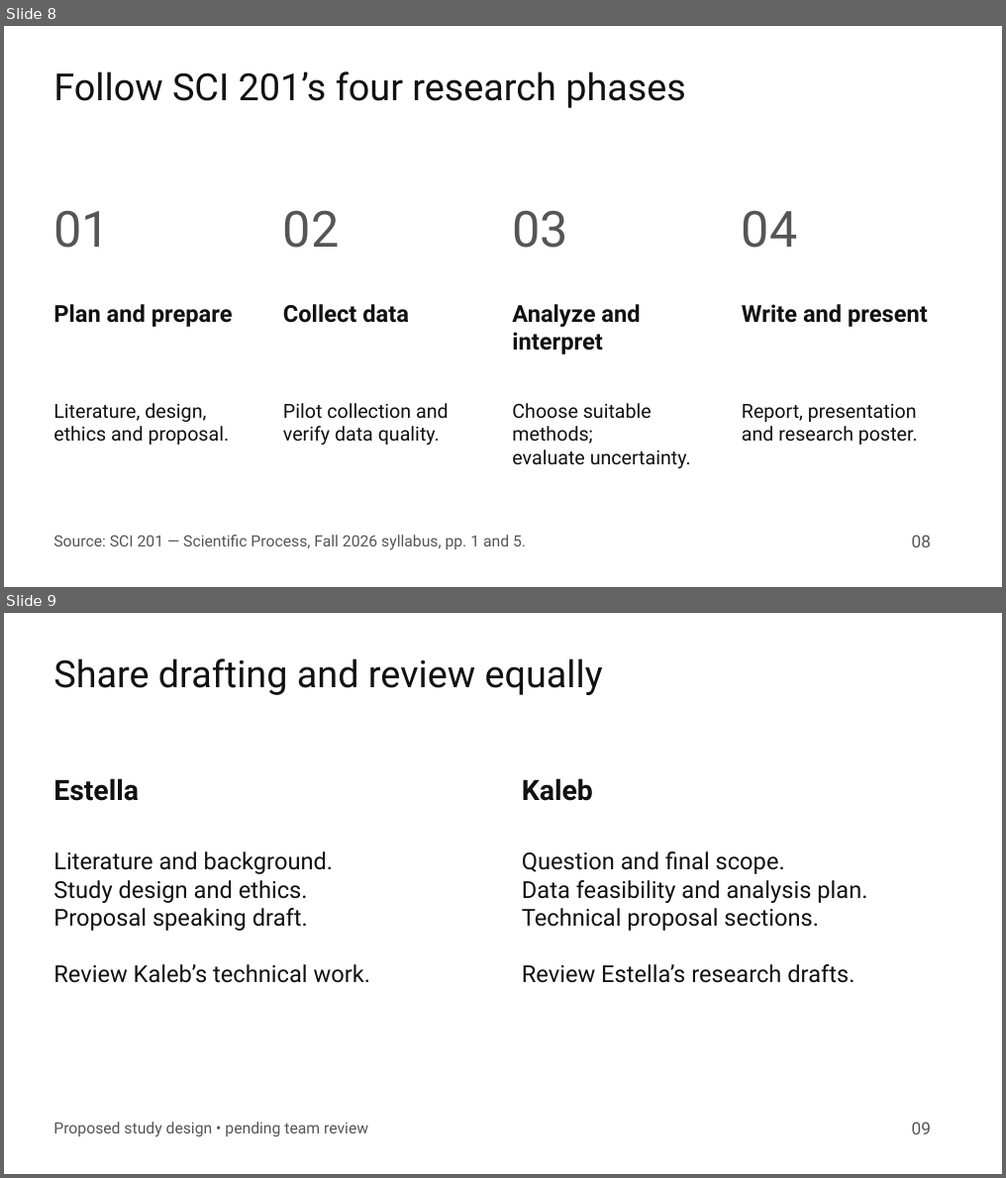
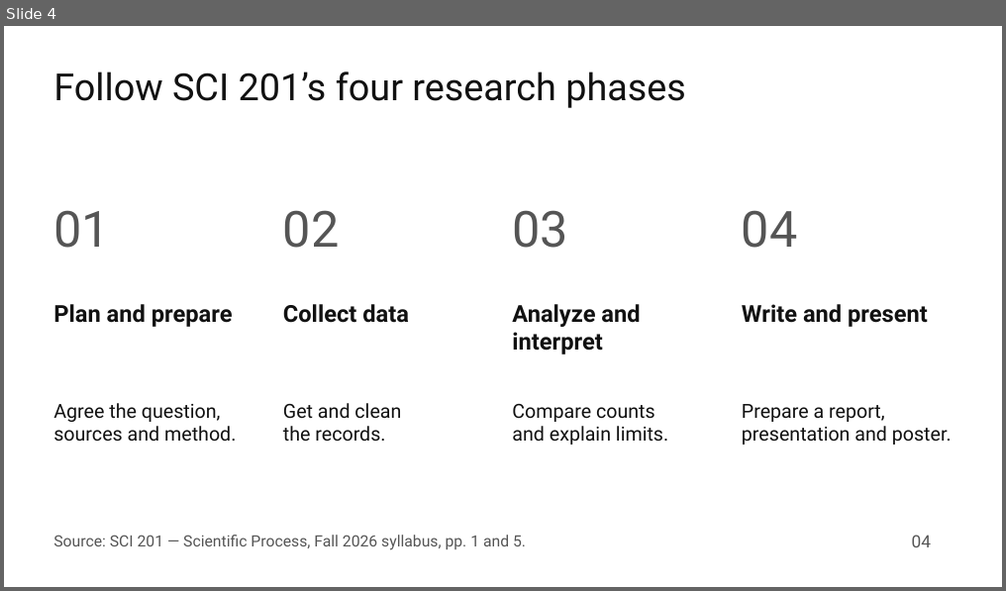
Before and after one commit to kalebpham/DataBridge, a slide deck: reports/proposal-presentation.pptx. Shown one above the other, each under a label of ours: slides 8 and 9 before the commit, slide 4 after it. The pictures are 1006x1178 and 1006x591 pixels, drawn with LibreOffice and Linux fonts; fonts in the diff are those of the drawing. Boxes give left, top, right and bottom in pixels: in the first picture for what was removed or moved away, otherwise in the second. Text is boxed around its words. In the diff, an @@ line names an element or a change of style, - is before the commit and + after.

Commit message:
docs: simplify the pilot to one question and a short research plan

```diff
--- a/reports/proposal-presentation.pptx
+++ b/reports/proposal-presentation.pptx
@@ slide 9 removed at [4, 613, 1002, 1174], background #FFFFFF @@
@@ text removed at [54, 659, 603, 695] @@
-Share drafting and review equally
@@ text removed at [54, 778, 139, 801] @@
-Estella
@@ text removed at [522, 778, 593, 801] @@
-Kaleb
@@ text removed at [54, 852, 370, 983] @@
-Literature and background.
-Study design and ethics.
-Proposal speaking draft.
-Review Kaleb’s technical work.
@@ text removed at [522, 852, 867, 983] @@
-Question and final scope.
-Data feasibility and analysis plan.
-Technical proposal sections.
-Review Estella’s research drafts.
@@ text removed at [54, 1122, 368, 1138] @@
-Proposed study design • pending team review
@@ text removed at [912, 1122, 931, 1135] @@
-09
@@ what was slide 8 is now slide 4 @@
@@ slide 4 changed as well @@
@@ text at [54, 403, 236, 442]: text changed @@
-Literature, design,
-ethics and proposal.
+Agree the question,
+sources and method.
@@ text at [283, 403, 401, 442]: text changed @@
-Pilot collection and
-verify data quality.
+Get and clean
+the records.
@@ text at [512, 404, 668, 445]: text changed @@
-Choose suitable methods;
-evaluate uncertainty.
+Compare counts
+and explain limits.
@@ text at [742, 404, 951, 445]: text changed @@
-Report, presentation
-and research poster.
+Prepare a report,
+presentation and poster.
@@ text at [912, 535, 931, 548]: text changed @@
-08
+04
```
Also in this commit, not shown: 5 slides added, 9 other slides removed, 8 other files.
